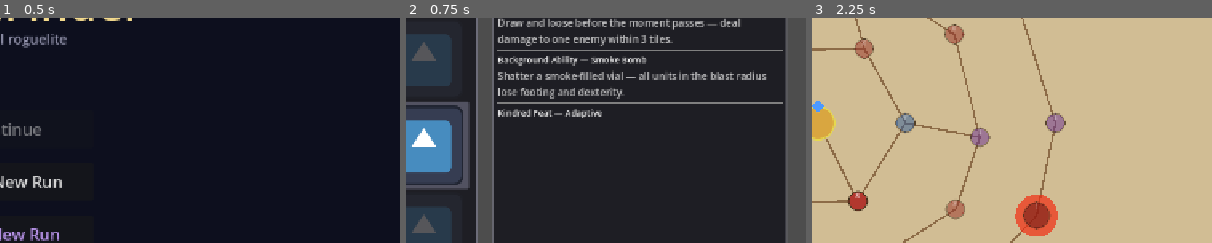
Above: before the commit, frames 1-3 (left to right).
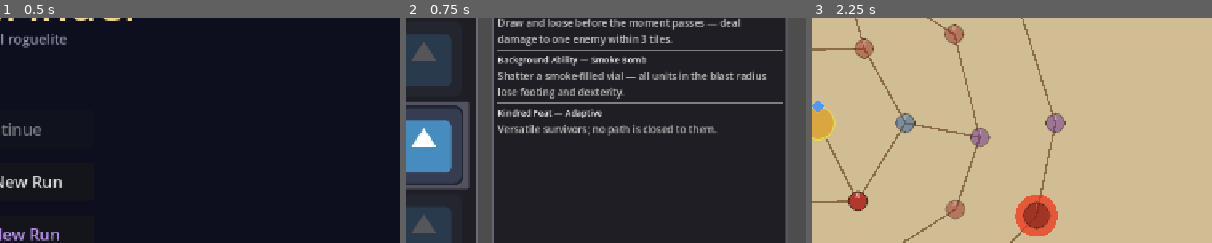
Above: after the commit, the same moments.

Repository: caleb-the-dev/RogueFinder
Game: Godot game, scene res://main.tscn
Two runs of this game, one before a commit and one after it. Both use one fixed random seed, a clock stepped at 60 frames per second and the inputs below. The engine's default icon, where the game draws it, is replaced by a stand-in: a white triangle on a blue panel in a dark square.
Inputs (mouse positions are % of the whole screen's width and height, from its top left):
- Up to frame 1 (0.5 s): no input
- Up to frame 2 (0.75 s): click "Start New Run" at 0.5 s
- Up to frame 3 (2.25 s): click (30, 14) at 1.27 s; type "Alex" at 1.35 s; click "Begin Run" at 2 s
The pictures show only the part of the screen within x 49-99%, y 27-77%; the shares and areas given below are measured in that part.

Frame 1 is identical in both runs. In frame 2, 1.2% of the frame differs, in the area x 22-78%, y 47-53%; in frame 3, nothing differs.

Commit message:
feat(feats): FeatLibrary — central feat registry with display migration
Adds FeatData resource, feats.csv (4 kindred feats), and FeatLibrary
(single-CSV loader, never-null stub). Migrates StatPanel, CharacterCreation,
and PartySheet feat display from KindredLibrary wrappers to FeatLibrary.
PartySheet Feats tab upgraded from placeholder to real name + description.
8 new headless tests; all 55 prior tests pass.

Co-Authored-By: Claude Sonnet 4.6 <noreply@anthropic.com>

Diff:
--- /dev/null
+++ b/rogue-finder/data/feats.csv
@@ -0,0 +1,5 @@
+id,name,description
+adaptive,Adaptive,Versatile survivors; no path is closed to them.
+relentless,Relentless,Fight harder when cornered — low-HP damage bonus (placeholder).
+tinkerer,Tinkerer,Find clever shortcuts — reduced ability costs (placeholder).
+stonehide,Stonehide,Endure what others cannot — passive armor bonus (placeholder).
--- /dev/null
+++ b/rogue-finder/resources/FeatData.gd
@@ -0,0 +1,6 @@
+class_name FeatData
+extends Resource
+
+@export var id: String = ""
+@export var name: String = ""
+@export var description: String = ""
--- /dev/null
+++ b/rogue-finder/scripts/globals/FeatLibrary.gd
@@ -0,0 +1,68 @@
+class_name FeatLibrary
+extends RefCounted
+
+const CSV_PATH := "res://data/feats.csv"
+
+static var _cache: Dictionary = {}
+
+## Returns a FeatData for the given id. Never returns null.
+static func get_feat(id: String) -> FeatData:
+	_ensure_loaded()
+	if _cache.has(id):
+		return _cache[id]
+	var stub := FeatData.new()
+	stub.id          = id
+	stub.name        = "Unknown Feat"
+	stub.description = ""
+	return stub
+
+static func all_feats() -> Array[FeatData]:
+	_ensure_loaded()
+	var result: Array[FeatData] = []
+	for key in _cache.keys():
+		result.append(_cache[key])
+	return result
+
+static func reload() -> void:
+	_cache.clear()
+	_ensure_loaded()
+
+## --- Internal ---
+
+static func _ensure_loaded() -> void:
+	if not _cache.is_empty():
+		return
+	var file := FileAccess.open(CSV_PATH, FileAccess.READ)
+	if file == null:
+		push_error("FeatLibrary: could not open %s (err %d)" % [CSV_PATH, FileAccess.get_open_error()])
+		return
+	var header := file.get_csv_line(",")
+	if header.size() == 0 or header[0] == "":
+		push_error("FeatLibrary: %s has no header row" % CSV_PATH)
+		return
+	var row_num := 1
+	while not file.eof_reached():
+		var row := file.get_csv_line(",")
+		row_num += 1
+		if row.size() == 1 and row[0] == "":
+			continue
+		if row.size() != header.size():
+			push_error("FeatLibrary: row %d has %d cells, header has %d — skipping" % [row_num, row.size(), header.size()])
+			continue
+		var feat := _row_to_data(header, row, row_num)
+		if feat != null:
+			_cache[feat.id] = feat
+
+static func _row_to_data(header: PackedStringArray, row: PackedStringArray, row_num: int) -> FeatData:
+	var feat := FeatData.new()
+	for i in header.size():
+		match header[i]:
+			"id":          feat.id          = row[i]
+			"name":        feat.name        = row[i]
+			"description": feat.description = row[i]
+			_:
+				push_warning("FeatLibrary: unknown column '%s' at row %d" % [header[i], row_num])
+	if feat.id == "":
+		push_error("FeatLibrary: row %d missing id — skipping" % row_num)
+		return null
+	return feat
--- a/rogue-finder/scripts/party/PartySheet.gd
+++ b/rogue-finder/scripts/party/PartySheet.gd
@@ -996,16 +996,24 @@
 					Callable()
 				)
 
-	var feats_panel := Control.new()
+	var feats_panel := VBoxContainer.new()
 	feats_panel.name = "Feats"
+	feats_panel.add_theme_constant_override("separation", 4)
 	tabs.add_child(feats_panel)
 
-	var feats_lbl := Label.new()
-	feats_lbl.text = "Feats coming soon."
-	feats_lbl.add_theme_font_size_override("font_size", 12)
-	feats_lbl.add_theme_color_override("font_color", Color(0.45, 0.43, 0.40))
-	feats_lbl.position = Vector2(12.0, 12.0)
-	feats_panel.add_child(feats_lbl)
+	var kindred_feat: FeatData = FeatLibrary.get_feat(member.kindred_feat_id)
+	var feat_name_lbl := Label.new()
+	feat_name_lbl.text = kindred_feat.name
+	feat_name_lbl.add_theme_font_size_override("font_size", 13)
+	feat_name_lbl.add_theme_color_override("font_color", Color(0.80, 0.76, 0.60))
+	feats_panel.add_child(feat_name_lbl)
+
+	var feat_desc_lbl := Label.new()
+	feat_desc_lbl.text = kindred_feat.description
+	feat_desc_lbl.autowrap_mode = TextServer.AUTOWRAP_WORD_SMART
+	feat_desc_lbl.add_theme_font_size_override("font_size", 11)
+	feat_desc_lbl.add_theme_color_override("font_color", Color(0.55, 0.52, 0.44))
+	feats_panel.add_child(feat_desc_lbl)
 
 ## --- Drag Compare Overlay ---
 ## Lives directly on the CanvasLayer so it survives _rebuild(). Cleared by _process
--- a/rogue-finder/scripts/ui/CharacterCreationManager.gd
+++ b/rogue-finder/scripts/ui/CharacterCreationManager.gd
@@ -39,6 +39,7 @@
 var _preview_bg_name:       Label = null
 var _preview_bg_desc:       Label = null
 var _preview_feat_lbl:      Label = null
+var _preview_feat_desc:     Label = null
 
 func _ready() -> void:
 	_load_data()
@@ -361,10 +362,15 @@
 
 	col.add_child(HSeparator.new())
 
-	# Kindred feat name (no description per B4 spec)
+	# Kindred feat name + description
 	_preview_feat_lbl = Label.new()
 	_preview_feat_lbl.add_theme_font_size_override("font_size", 14)
 	col.add_child(_preview_feat_lbl)
+
+	_preview_feat_desc = Label.new()
+	_preview_feat_desc.autowrap_mode = TextServer.AUTOWRAP_WORD_SMART
+	_preview_feat_desc.modulate = Color(1.0, 1.0, 1.0, 0.75)
+	col.add_child(_preview_feat_desc)
 
 	return panel
 
@@ -441,7 +447,7 @@
 	var bg_ab_id: String    = BackgroundLibrary.get_background(bg_id).starting_ability_id
 	var class_ab := AbilityLibrary.get_ability(class_ab_id)
 	var bg_ab    := AbilityLibrary.get_ability(bg_ab_id)
-	var feat_name: String = KindredLibrary.get_feat_name(kindred_id)
+	var feat_data: FeatData = FeatLibrary.get_feat(KindredLibrary.get_feat_id(kindred_id))
 
 	var data := {
 		"hp": hp,
@@ -451,7 +457,8 @@
 		"class_ability_desc": class_ab.description,
 		"bg_ability_name":    bg_ab.ability_name,
 		"bg_ability_desc":    bg_ab.description,
-		"feat_name":          feat_name,
+		"feat_name":          feat_data.name,
+		"feat_desc":          feat_data.description,
 	}
 
 	if _preview_hp_lbl != null:
@@ -466,7 +473,8 @@
 		_preview_class_desc.text = class_ab.description
 		_preview_bg_name.text    = "Background Ability — %s" % bg_ab.ability_name
 		_preview_bg_desc.text    = bg_ab.description
-		_preview_feat_lbl.text   = "Kindred Feat — %s" % feat_name
+		_preview_feat_lbl.text   = "Kindred Feat — %s" % feat_data.name
+		_preview_feat_desc.text  = feat_data.description
 
 	return data
 
--- a/rogue-finder/scripts/ui/StatPanel.gd
+++ b/rogue-finder/scripts/ui/StatPanel.gd
@@ -107,7 +107,10 @@
 	# -- Identity --
 	lines.append("[b]Archetype:[/b]  %s" % d.archetype_id.replace("_", " ").capitalize())
 	lines.append("[b]Kindred:[/b]    %s" % _or(d.kindred))
-	lines.append("[b]Feat:[/b]       %s" % _or(KindredLibrary.get_feat_name(d.kindred)))
+	var _feat: FeatData = FeatLibrary.get_feat(d.kindred_feat_id)
+	lines.append("[b]Feat:[/b]       %s" % _or(_feat.name))
+	if _feat.description != "":
+		lines.append("              [i]%s[/i]" % _feat.description)
 	lines.append("[b]Background:[/b] %s" % _or(d.background))
 	lines.append("[b]Team:[/b]       %s" % ("Player" if d.is_player_unit else "Enemy"))
 	lines.append("")
--- /dev/null
+++ b/rogue-finder/tests/test_feat_library.gd
@@ -0,0 +1,63 @@
+extends Node
+
+## --- Unit Tests: FeatLibrary ---
+## Run via Project > Run This Scene (F6). No scene nodes required.
+
+func _ready() -> void:
+	print("=== test_feat_library.gd ===")
+	test_csv_loads()
+	test_all_four_feats_present()
+	test_get_adaptive_name()
+	test_get_adaptive_description()
+	test_get_stonehide_description_nonempty()
+	test_unknown_id_returns_stub_not_null()
+	test_unknown_id_stub_name()
+	test_reload_repopulates()
+	print("=== All FeatLibrary tests passed ===")
+
+func test_csv_loads() -> void:
+	FeatLibrary.reload()
+	assert(FeatLibrary.all_feats().size() > 0, "FeatLibrary should load at least one feat")
+	print("  PASS test_csv_loads")
+
+func test_all_four_feats_present() -> void:
+	assert(FeatLibrary.all_feats().size() == 4,
+		"Expected 4 feats, got %d" % FeatLibrary.all_feats().size())
+	print("  PASS test_all_four_feats_present")
+
+func test_get_adaptive_name() -> void:
+	var feat: FeatData = FeatLibrary.get_feat("adaptive")
+	assert(feat != null,               "get_feat('adaptive') must not be null")
+	assert(feat.name == "Adaptive",    "name should be 'Adaptive', got '%s'" % feat.name)
+	print("  PASS test_get_adaptive_name")
+
+func test_get_adaptive_description() -> void:
+	var feat: FeatData = FeatLibrary.get_feat("adaptive")
+	assert(feat.description != "",     "adaptive description must not be empty")
+	assert("survivors" in feat.description,
+		"adaptive description should mention 'survivors', got '%s'" % feat.description)
+	print("  PASS test_get_adaptive_description")
+
+func test_get_stonehide_description_nonempty() -> void:
+	var feat: FeatData = FeatLibrary.get_feat("stonehide")
+	assert(feat.description != "",     "stonehide description must not be empty")
+	print("  PASS test_get_stonehide_description_nonempty")
+
+func test_unknown_id_returns_stub_not_null() -> void:
+	var feat: FeatData = FeatLibrary.get_feat("not_a_real_feat")
+	assert(feat != null,               "get_feat unknown id must never return null")
+	print("  PASS test_unknown_id_returns_stub_not_null")
+
+func test_unknown_id_stub_name() -> void:
+	var feat: FeatData = FeatLibrary.get_feat("not_a_real_feat")
+	assert(feat.name == "Unknown Feat",
+		"stub name should be 'Unknown Feat', got '%s'" % feat.name)
+	print("  PASS test_unknown_id_stub_name")
+
+func test_reload_repopulates() -> void:
+	FeatLibrary.reload()
+	assert(FeatLibrary.all_feats().size() == 4,
+		"reload() should restore 4 feats, got %d" % FeatLibrary.all_feats().size())
+	var feat: FeatData = FeatLibrary.get_feat("adaptive")
+	assert(feat.name == "Adaptive",    "reload() should repopulate adaptive feat")
+	print("  PASS test_reload_repopulates")
--- /dev/null
+++ b/rogue-finder/tests/test_feat_library.tscn
@@ -0,0 +1,6 @@
+[gd_scene load_steps=2 format=3]
+
+[ext_resource type="Script" path="res://tests/test_feat_library.gd" id="1_test_feat_library"]
+
+[node name="TestFeatLibrary" type="Node"]
+script = ExtResource("1_test_feat_library")
